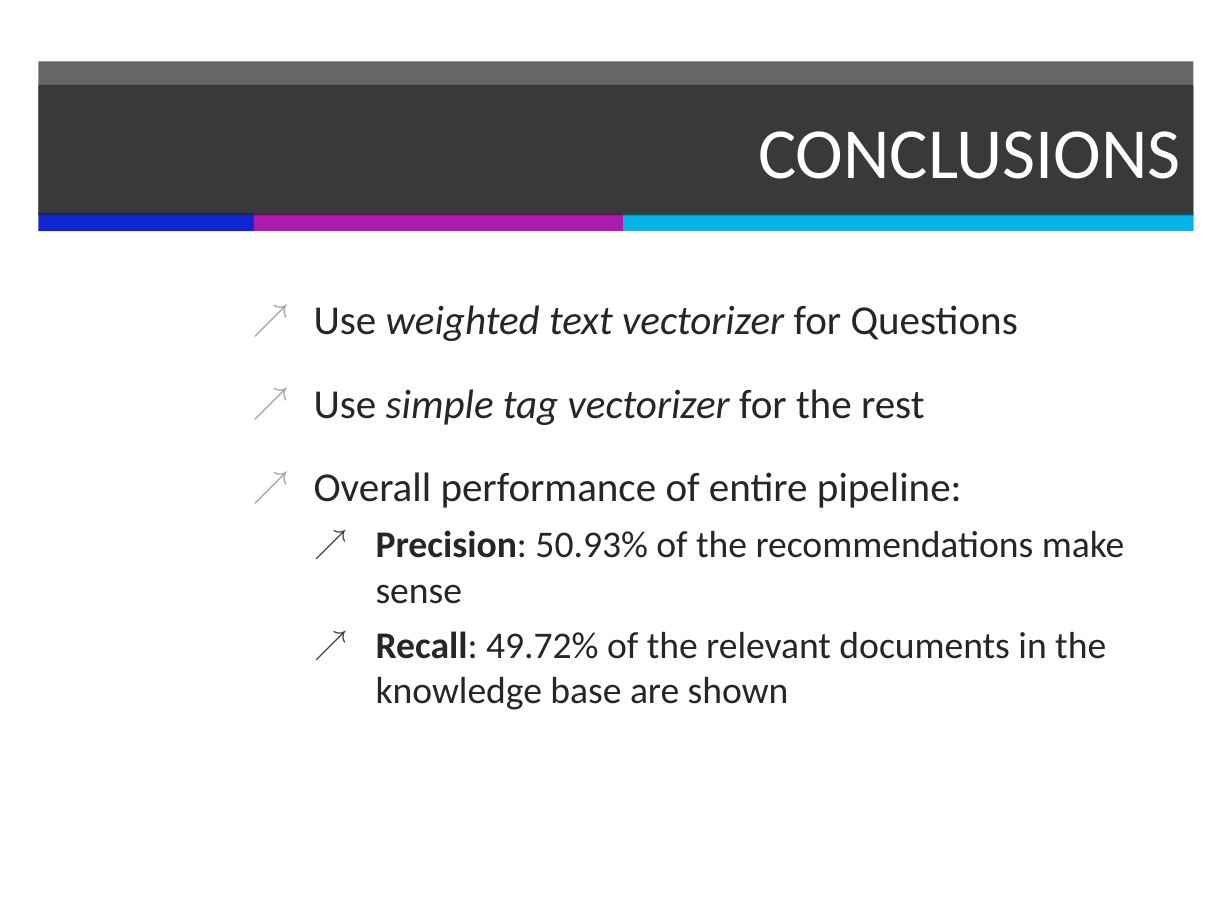
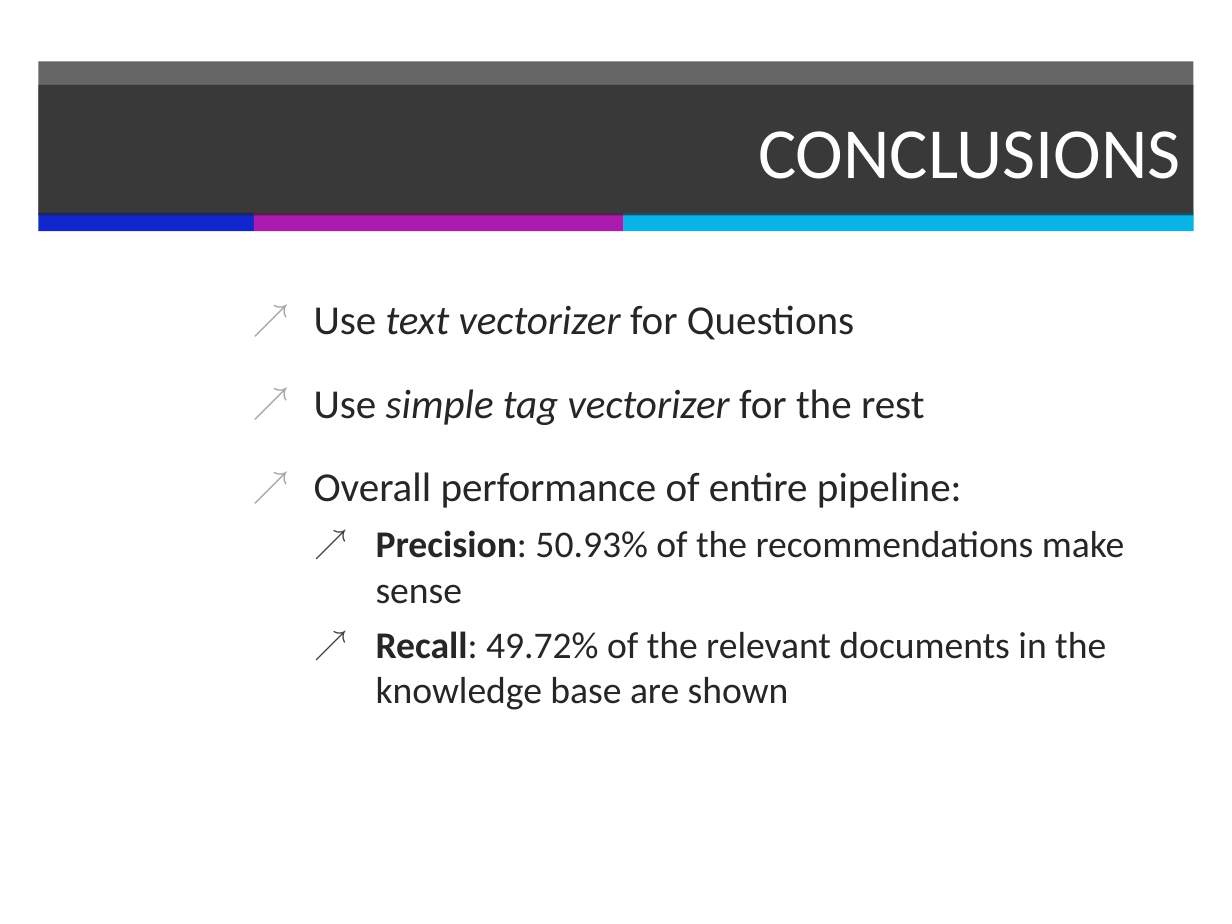
Before and after one commit to PerceptumNL/TweedejaarsProject, a slide deck: slide 25 of doc/finalpresentation.pptx (slide 16 before the commit). Drawn at 1232x924 pixels with LibreOffice and Linux fonts; fonts in the diff are those of the drawing. Boxes give left, top, right and bottom in pixels: in the first picture for what was removed or moved away, otherwise in the second. Text is boxed around its words. In the diff, an @@ line names an element or a change of style, - is before the commit and + after.

```diff
--- a/doc/finalpresentation.pptx
+++ b/doc/finalpresentation.pptx
@@ text at box(314, 305, 854, 340): text changed; italic off @@
-↗ Use weighted text vectorizer for Questions
+↗ Use text vectorizer for Questions
```
Also in this commit, not shown: 2 other slides changed, 14 slides added, 5 slides removed, 1 other file.
